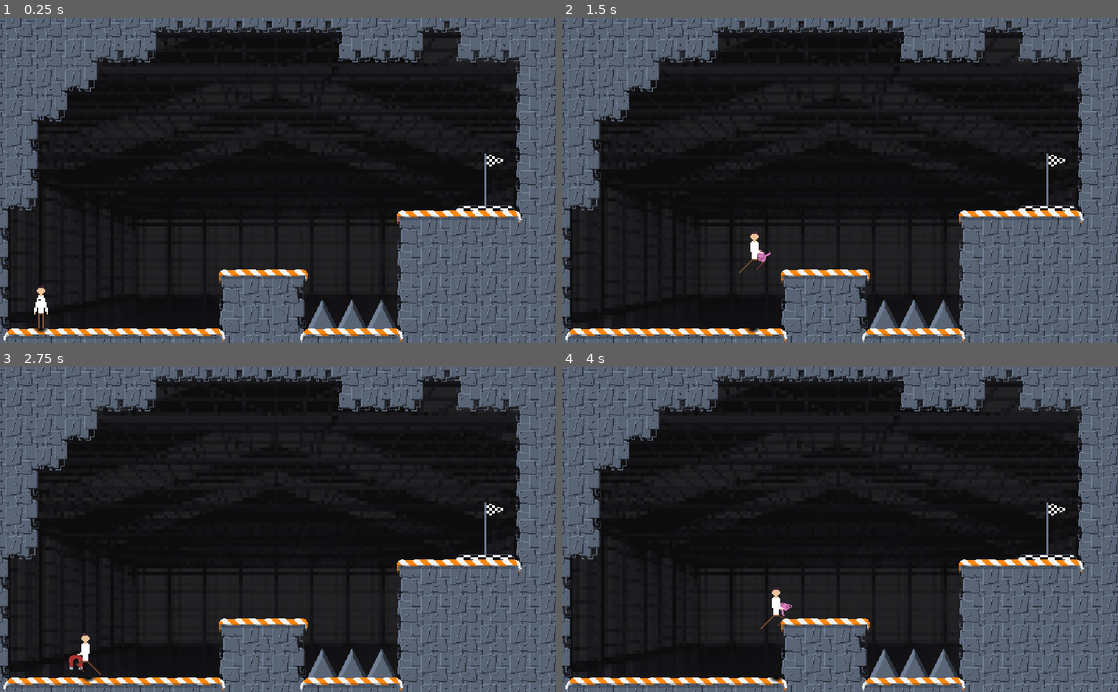
Above: before the commit, frames 1-4 (two rows, left to right).
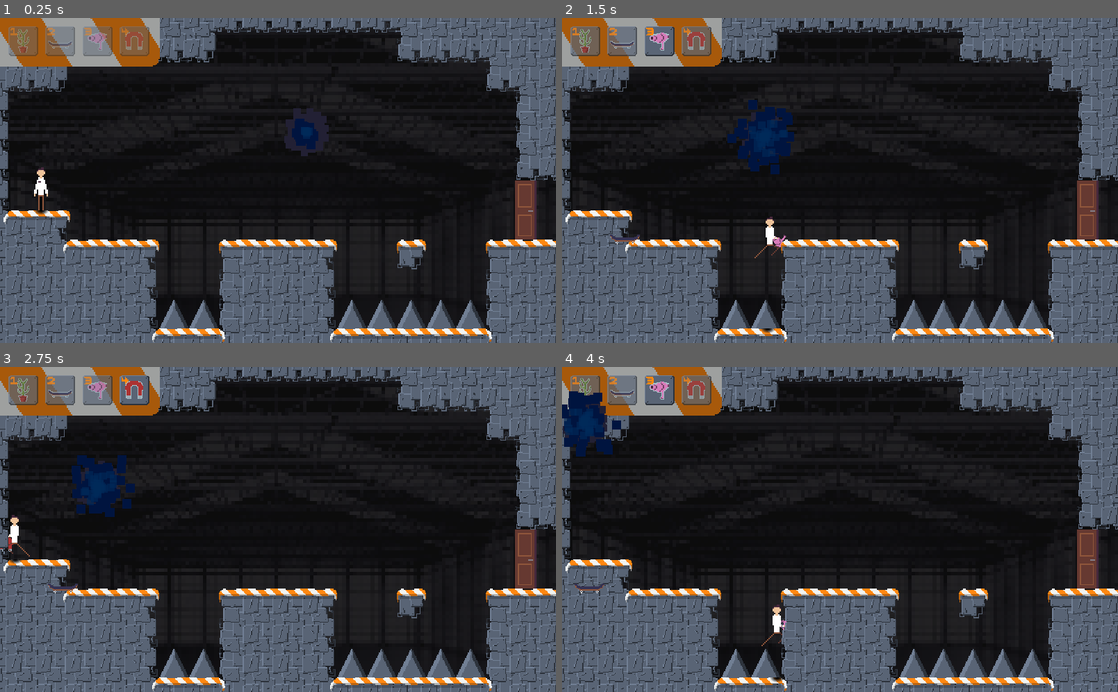
Above: after the commit, the same moments.

Repository: SanderVanhove/GDWJ-31
Game: Godot game, scene res://scenes/game.tscn
Two runs of this game, one before a commit and one after it. Both use one fixed random seed, a clock stepped at 60 frames per second and the inputs below. Sound files missing from this copy of the repository are replaced by a short silence.
Inputs (mouse positions are in pixels of both pictures, inside the frame that each line leads up to):
- Up to frame 1 (0.25 s): no input
- Up to frame 2 (1.5 s): move the mouse to (962, 164) at 0.52 s; hold Right (ui_right) from 0.53 s (still down); tap 2 at 0.6 s; click (962, 164) at 0.67 s; tap Up (ui_up) at 0.77 s; move the mouse to (728, 196) at 1.27 s; tap 3 at 1.35 s
- Up to frame 3 (2.75 s): tap Up (ui_up) at 1.52 s; move the mouse to (333, 458) at 2.02 s; release Right (ui_right) at 2.03 s; hold Left (ui_left) from 2.03 s (still down); tap 4 at 2.1 s
- Up to frame 4 (4 s): move the mouse to (812, 594) at 2.77 s; release Left (ui_left) at 2.78 s; hold Right (ui_right) from 2.78 s (still down); tap 2 at 2.85 s; click (812, 594) at 2.92 s; tap Up (ui_up) at 3.02, 3.77 s; move the mouse to (1006, 578) at 3.52 s; tap 3 at 3.6 s

The runs differ from the first frame. In frame 1, 32% of the frame differs, in the area x 0-100%, y 0-100%; in frame 2, 33%; in frame 3, 32%; in frame 4, 32%.

Commit message:
Add entity to game scene

Diff:
--- a/Game Jam Game/scenes/game.tscn
+++ b/Game Jam Game/scenes/game.tscn
@@ -1,11 +1,13 @@
-[gd_scene load_steps=4 format=2]
+[gd_scene load_steps=5 format=2]
 
+[ext_resource path="res://scenes/the_entity.tscn" type="PackedScene" id=1]
 [ext_resource path="res://scenes/inventory.tscn" type="PackedScene" id=2]
 [ext_resource path="res://assets/background.png" type="Texture" id=3]
 [ext_resource path="res://scripts/game.gd" type="Script" id=4]
 
 [node name="world" type="Node"]
 script = ExtResource( 4 )
+level_index = 2
 
 [node name="background" type="Sprite" parent="."]
 modulate = Color( 0.145098, 0.141176, 0.145098, 1 )
@@ -22,3 +24,5 @@
 
 [node name="inventory" parent="." instance=ExtResource( 2 )]
 position = Vector2( 29, 25 )
+
+[node name="the_entity" parent="." instance=ExtResource( 1 )]
--- a/Game Jam Game/scripts/game.gd
+++ b/Game Jam Game/scripts/game.gd
@@ -1,7 +1,7 @@
 extends Node
 
 export(int) var amount_of_levels: int = 5
-export(int, 1) var level_index: int = 1
+export(int) var level_index: int = 1
 
 
 onready var _inventory: Node2D = $inventory
